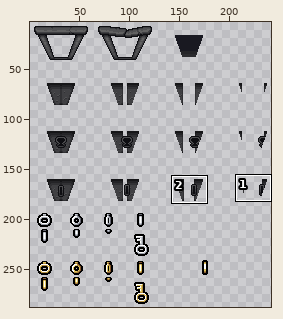
Two versions of one sprite sheet, resources/gfx/grid/03_rd_depths_a.png. Above: a wide view before the commit, with the close-up outlined.
Close-up. Before the commit:
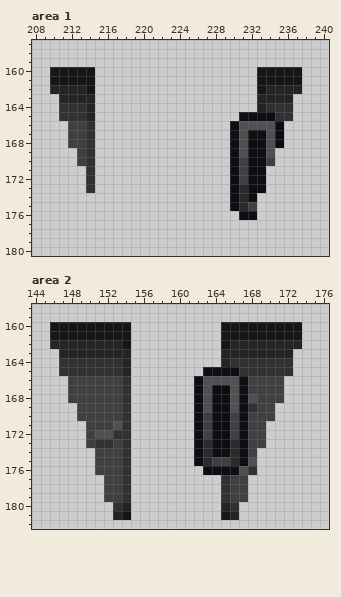
The file is 256x288 pixels. Colours within 5 levels of each other are drawn and written as one. Shown: area 1: x 208..240, y 157..180; area 2: x 144..176, y 158..182. The wide view leaves out empty margins.
New version:
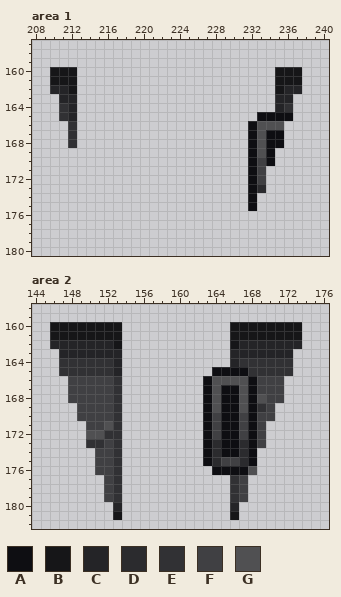
Palette (. is transparent): A #0e0e12  B #161618  C #242427  D #2b2b2e  E #313134  F #404043  G #505052
Change:
Area 1:
Colour A replaces colour E in row 165 at x 235 to 236.
Colour A replaces colour F in row 170 at x 234; in row 175 at x 232.
Colour A replaces colour G in row 166 at x 232; in rows 167 to 169 at x 234.
Colour B replaces colour C in row 162 at x 212 and 235.
Colour C replaces colour E in row 164 at x 212 and 235; in row 165 at x 212.
Colour D replaces colour A in row 173 at x 233.
Colour E replaces colour F in rows 166 to 168 at x 212.
Colour F replaces colour A in rows 170 to 172 at x 233.
Colour G replaces colour A in row 166 at x 235; in rows 167 to 169 at x 233.
The author cleared colour A in row 165 at x 231 to 232; in rows 166 to 175 at x 230; in row 176 at x 231 to 232.
The author cleared colour B in rows 160 to 161 at x 213 to 214 and 233 to 234; in row 162 at x 214 and 233.
The author cleared colour C in row 162 at x 213 and 234; in row 163 at x 213 to 214 and 233 to 234; in row 164 at x 214 and 233; in row 165 at x 214.
The author cleared colour D in rows 173 to 175 at x 231.
The author cleared colour E in row 164 at x 213 and 234; in row 165 at x 213; in rows 166 to 173 at x 214.
The author cleared colour F in rows 166 to 169 at x 213; in row 170 at x 213 and 231; in rows 171 to 172 at x 231.
The author cleared colour G in rows 166 to 169 at x 231.
Area 2:
Colour A replaces colour D in rows 173 to 174 at x 163 and 166; in row 175 at x 163.
Colour A replaces colour E in row 165 at x 167; in row 169 at x 168.
Colour A replaces colour F in rows 166 to 167 at x 168; in rows 170 to 172 at x 163, 166 and 168; in rows 173 to 174 at x 168.
Colour A replaces colour G in row 166 at x 163; in row 167 at x 163 and 166; in row 168 at x 163, 166 and 168; in row 169 at x 163 and 166; in row 175 at x 168; in row 176 at x 167.
Colour B replaces colour C in row 162 at x 153 and 166; in row 181 at x 153 and 166.
Colour C replaces colour E in row 164 at x 153 and 166; in row 165 at x 153; in row 180 at x 153 and 166.
Colour D replaces colour A in rows 173 to 174 at x 164 and 167; in row 175 at x 167.
Colour D replaces colour F in row 175 at x 164.
Colour E replaces colour F in rows 166 to 168 at x 153; in row 169 at x 153 and 169; in row 170 at x 153; in row 173 at x 150 and 153; in rows 174 to 176 at x 153; in rows 177 to 179 at x 153 and 166.
Colour E replaces colour G in row 171 at x 153; in row 172 at x 152.
Colour F replaces colour A in rows 170 to 172 at x 164 and 167.
Colour F replaces colour D in row 175 at x 166.
Colour F replaces colour E in row 173 at x 152.
Colour G replaces colour A in row 166 at x 167; in rows 167 to 169 at x 164 and 167.
Colour G replaces colour E in row 176 at x 168.
Colour G replaces colour F in row 168 at x 169; in row 171 at x 152; in row 172 at x 150.
The author cleared colour A in row 165 at x 163; in rows 166 to 175 at x 162; in row 176 at x 163.
The author cleared colour B in rows 160 to 162 at x 154 and 165; in row 181 at x 154 and 165.
The author cleared colour C in rows 163 to 164 at x 154 and 165; in row 165 at x 154; in row 180 at x 154 and 165.
The author cleared colour E in rows 166 to 176 at x 154; in rows 177 to 179 at x 154 and 165.
Boxes around the changes in both close-ups, in picture pixels (x1, y1, x2, y2):
changed: (68, 67, 95, 193)
changed: (230, 67, 293, 220)
changed: (86, 322, 131, 520)
changed: (194, 322, 266, 520)
